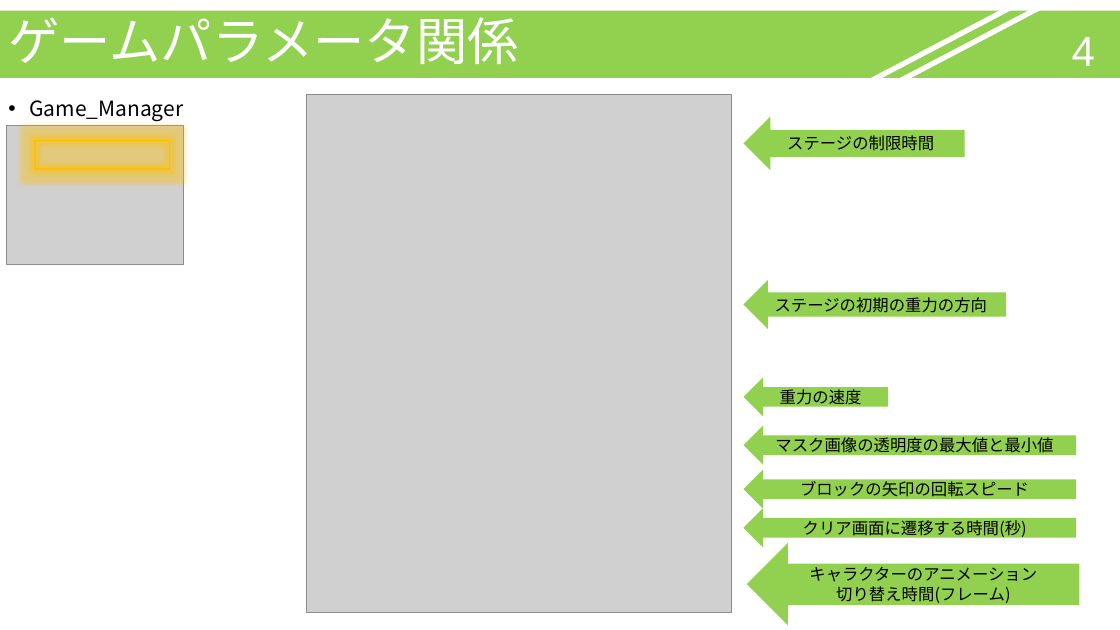
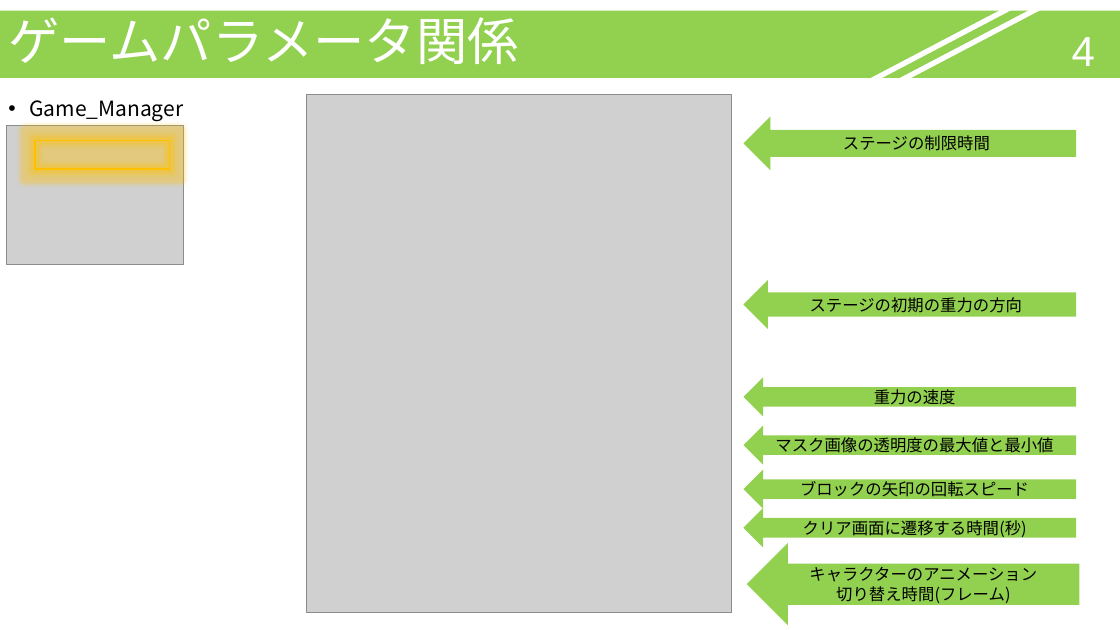
Before and after one commit to MorimotoMizuki/Gravity_Puzzle, a slide deck: slide 4 of 重力パズル_説明書.pptx. Drawn at 1120x630 pixels with LibreOffice and Linux fonts; fonts in the diff are those of the drawing; grey boxes stand for pictures. Boxes give left, top, right and bottom in pixels: in the first picture for what was removed or moved away, otherwise in the second. Text is boxed around its words. In the diff, an @@ line names an element or a change of style, - is before the commit and + after.

```diff
--- a/重力パズル_説明書.pptx
+++ b/重力パズル_説明書.pptx
@@ left arrow "ステージの制限時間": place and size @@
-left arrow "ステージの制限時間" at [744,117,965,171]
+left arrow "ステージの制限時間" at [744,117,1076,171]
@@ left arrow "ステージの初期の重力の方向": place and size @@
-left arrow "ステージの初期の重力の方向" at [744,280,1007,329]
+left arrow "ステージの初期の重力の方向" at [744,280,1076,329]
@@ left arrow "重力の速度": place and size @@
-left arrow "重力の速度" at [744,377,888,417]
+left arrow "重力の速度" at [744,377,1076,417]
```
Also in this commit, not shown: 3 other slides changed.
